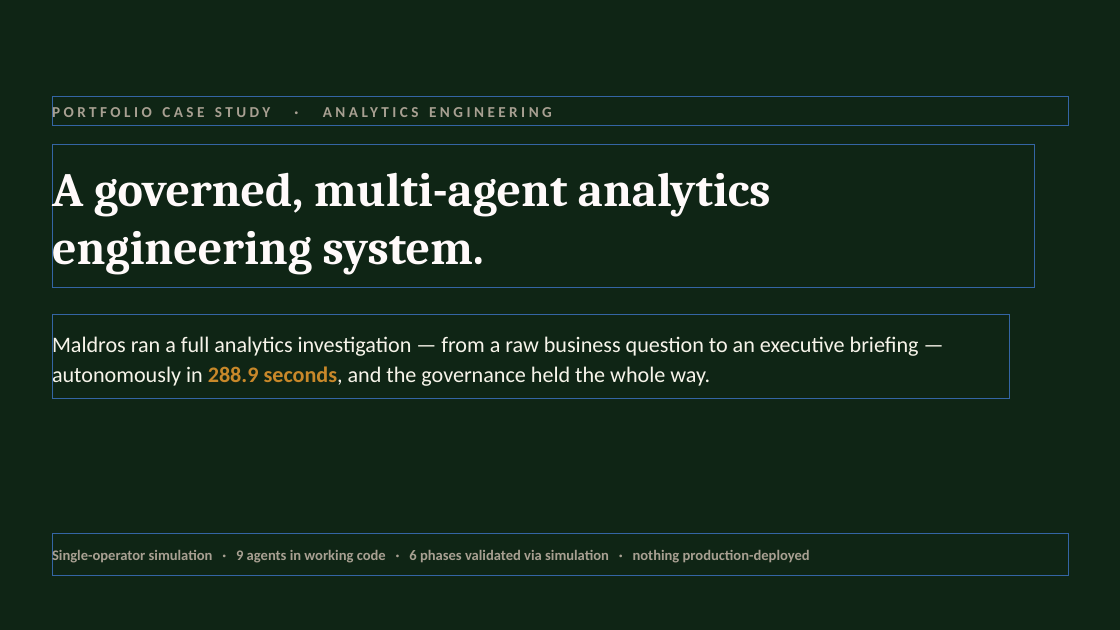
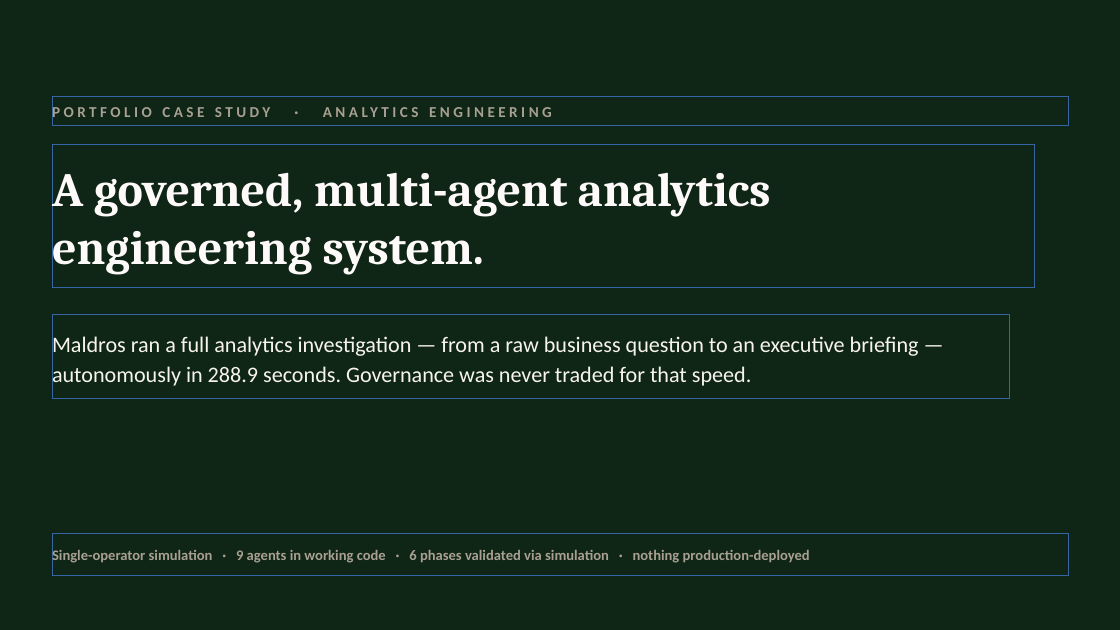
Before and after one commit to l-mota/maldros-analytics-system, a slide deck: slide 1 of case-study/maldros_case_study_deck.pptx. Drawn at 1120x630 pixels with LibreOffice and Linux fonts; fonts in the diff are those of the drawing. Boxes give left, top, right and bottom in pixels: in the first picture for what was removed or moved away, otherwise in the second. Text is boxed around its words. In the diff, an @@ line names an element or a change of style, - is before the commit and + after.

Commit message:
Apply fact-audit corrections (Maldros Interview Tasks 23 and 33)

```diff
--- a/case-study/maldros_case_study_deck.pptx
+++ b/case-study/maldros_case_study_deck.pptx
@@ text at (52,333,919,388): text changed @@
-Maldros ran a full analytics investigation — from a raw business question to an executive briefing — autonomously in 288.9 seconds, and the governance held the whole way.
+Maldros ran a full analytics investigation — from a raw business question to an executive briefing — autonomously in 288.9 seconds. Governance was never traded for that speed.
```
Also in this commit, not shown: 4 other slides changed, 4 other files.
